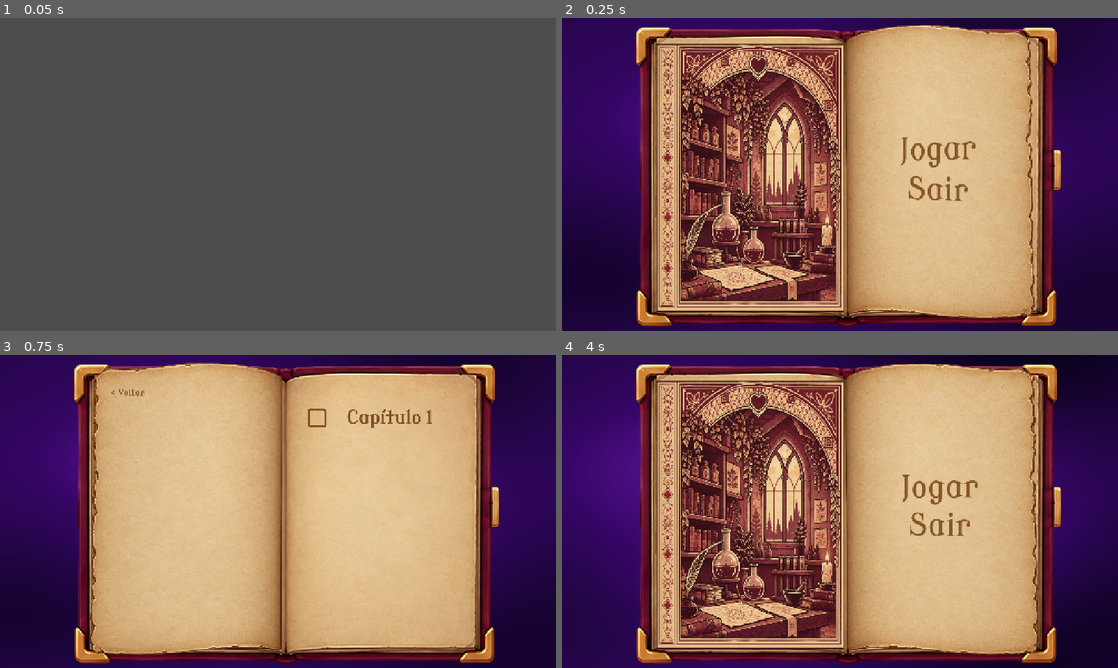
Above: before the commit, frames 1-4 (two rows, left to right).
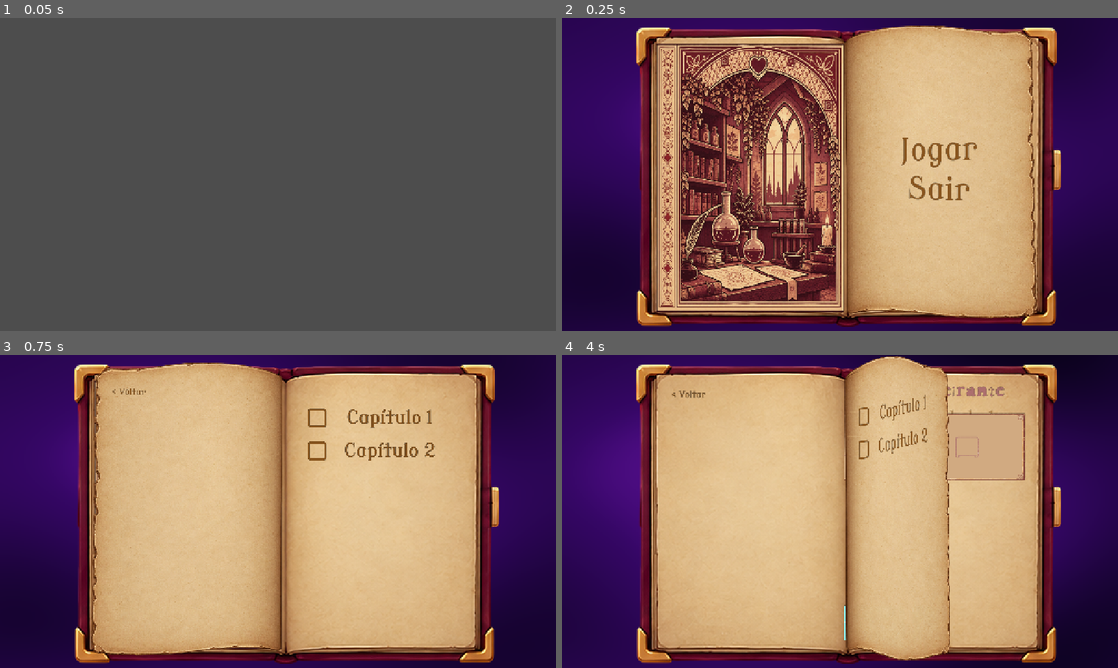
Above: after the commit, the same moments.

Repository: yudur/storyteller-godot-3info-game
Game: Godot game, scene res://tests/test_menu.tscn
The game is run twice, just before and just after one commit, with the same random seed, the same clock (stepped at 60 frames per second) and the same inputs. This scene is started directly instead of the project's main scene.
Inputs (mouse positions are in pixels of both pictures, inside the frame that each line leads up to):
- Up to frame 1 (0.05 s): no input
- Up to frame 2 (0.25 s): no input
- Up to frame 3 (0.75 s): move the mouse to (400, 495) at 0.52 s; click (400, 495) at 0.67 s
- Up to frame 4 (4 s): drag from (728, 527) to (812, 574) at 1.27 s; click "< Voltar" at 2 s; click "Capítulo 1" (after the commit: "Capítulo 2") at 2.75 s; click "< Voltar" at 3.5 s

Frame 1 is identical in both runs. In frame 2, 1.5% of the frame differs, in the area x 54-86%, y 2-96%; in frame 3, 1.2%; in frame 4, 30%, in the area x 17-86%, y 0-98%.

Commit message:
feat: add phase 2 as the second chapter

Diff:
--- a/src/screens/menu_screen/menu_screen.tscn
+++ b/src/screens/menu_screen/menu_screen.tscn
@@ -1,8 +1,9 @@
-[gd_scene load_steps=4 format=3 uid="uid://nmi7d4qbgjtq"]
+[gd_scene load_steps=5 format=3 uid="uid://nmi7d4qbgjtq"]
 
 [ext_resource type="Script" path="res://src/screens/menu_screen/menu_screen.gd" id="1_menu"]
 [ext_resource type="Theme" uid="uid://bygmqgj2ibk41" path="res://assets/themes/button-theme.tres" id="2_button_theme"]
 [ext_resource type="Resource" path="res://data/stories/lovelace_notes.tres" id="3_story"]
+[ext_resource type="Resource" path="res://data/stories/tatiana_protein.tres" id="4_story2"]
 
 [node name="MenuScreen" type="Control"]
 layout_mode = 3
@@ -12,7 +13,7 @@
 grow_horizontal = 2
 grow_vertical = 2
 script = ExtResource("1_menu")
-stories = Array[StoryData]([ExtResource("3_story")])
+stories = Array[StoryData]([ExtResource("3_story"), ExtResource("4_story2")])
 
 [node name="RightPanel" type="Control" parent="."]
 layout_mode = 1
--- a/tests/test_menu.gd
+++ b/tests/test_menu.gd
@@ -31,6 +31,8 @@
 	await test_empty_stories()
 	await test_back_button()
 	await test_back_button_is_compact()
+	await test_two_chapters()
+	await test_switching_chapters_rebuilds_the_board()
 	await test_completing_a_chapter_returns_to_the_menu_marked()
 	await test_returning_to_the_start_screen_clears_progress()
 	await test_leaving_mid_ending_completes_nothing()
@@ -126,8 +128,41 @@
 func wait(seconds: float) -> void:
 	await get_tree().create_timer(seconds).timeout
 
-func chapter_button(manager: ScreenManager) -> Button:
-	return manager.menu_screen.phase_list.get_child(0)
+func chapter_button(manager: ScreenManager, index := 0) -> Button:
+	return manager.menu_screen.phase_list.get_child(index)
+
+# O menu com o array `stories` que a própria cena declara, sem substituir
+func scene_menu() -> MenuScreen:
+	var menu: MenuScreen = load("res://src/screens/menu_screen/menu_screen.tscn").instantiate()
+	add_child(menu)
+	return menu
+
+func test_two_chapters() -> void:
+	var menu := scene_menu()
+	var buttons := rows(menu)
+	t.eq(buttons.size(), 2, "two chapter rows")
+	t.eq(buttons[1].text, "Capítulo 2", "second chapter label")
+	t.eq(buttons[1].tooltip_text, "Tatiana Sampaio ajuda um cadeirante", "second tooltip")
+	await drop(menu)
+
+func test_switching_chapters_rebuilds_the_board() -> void:
+	var manager := await new_manager()
+	manager.navigate_to(ScreenManager.Screen.MENU)
+	await wait(manager.flip_duration + 0.3)
+	chapter_button(manager, 0).pressed.emit()
+	await wait(manager.flip_duration + 0.3)
+	t.eq(manager.game_screen.frames.size(), 4, "phase 1 has four frames")
+
+	manager.game_screen.get_node("BackButton").pressed.emit()
+	await wait(manager.flip_duration + 0.3)
+	chapter_button(manager, 1).pressed.emit()
+	await wait(manager.flip_duration + 0.3)
+	t.eq(manager._current_index, ScreenManager.Screen.GAME, "chapter 2 opens the game")
+	t.eq(manager.game_screen.story.id, "tatiana_protein", "phase 2 story is loaded")
+	t.eq(manager.game_screen.frames.size(), 3, "phase 2 has three frames")
+	t.eq(manager.game_screen.shelf.get_child_count(), 5, "phase 2 shelf has five pieces")
+	manager.queue_free()
+	await get_tree().process_frame
 
 func fill(frame: ComicFrame, scene: SceneData, left: CharacterData, right: CharacterData) -> void:
 	frame.set_scene(scene)
@@ -155,7 +190,8 @@
 	await solve(manager.game_screen)
 	await wait(1.0 + manager.flip_duration)
 	t.eq(manager._current_index, ScreenManager.Screen.MENU, "the ending lands on the menu")
-	t.eq(chapter_button(manager).icon, CHECKED, "chapter 1 is marked")
+	t.eq(chapter_button(manager, 0).icon, CHECKED, "chapter 1 is marked")
+	t.eq(chapter_button(manager, 1).icon, UNCHECKED, "chapter 2 is not marked")
 	manager.queue_free()
 	await get_tree().process_frame
 
